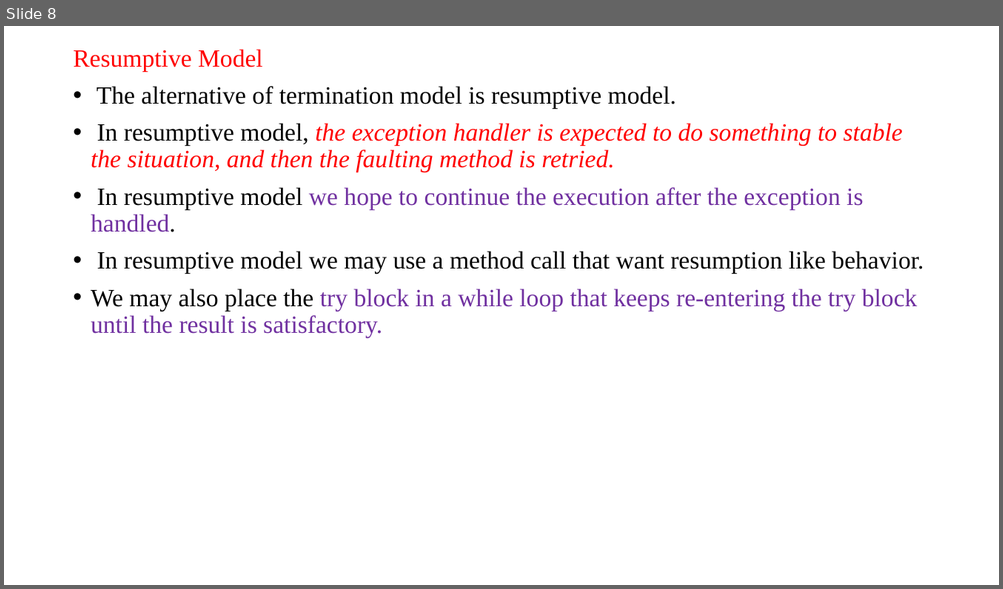
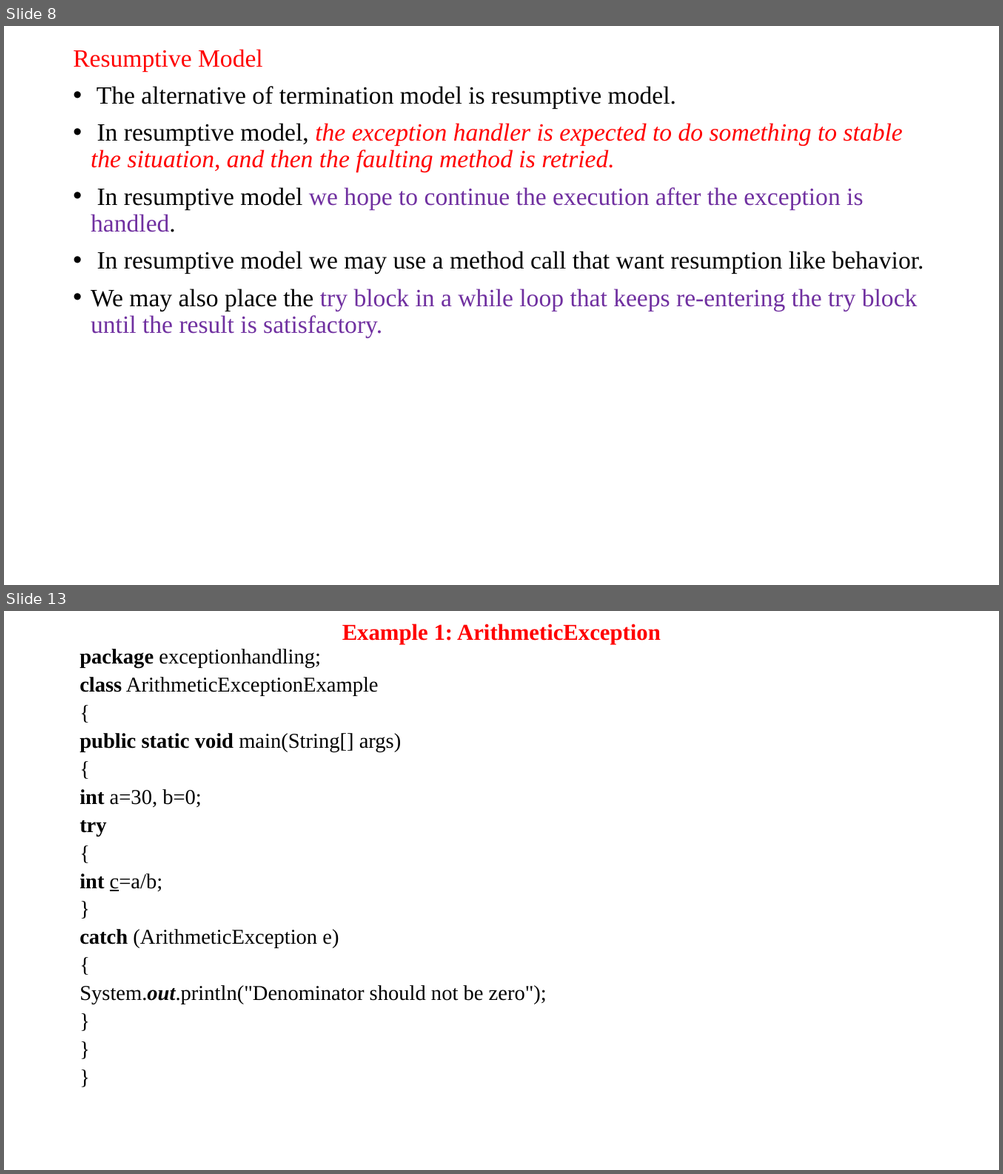
Before and after one commit to anvesh1987/Java-Programs-CSE-G, a slide deck: UNIT–III.ppt. Shown one above the other, each under a label of ours: slide 8 before the commit, slides 8 and 13 after it; the slides between them are not shown. The pictures are 1003x589 and 1003x1174 pixels, drawn with LibreOffice and Linux fonts; fonts in the diff are those of the drawing. Boxes give left, top, right and bottom in pixels: in the first picture for what was removed or moved away, otherwise in the second. Text is boxed around its words. In the diff, an @@ line names an element or a change of style, - is before the commit and + after.

```diff
--- a/UNIT–III.ppt
+++ b/UNIT–III.ppt
@@ slide 13 added at <box>4,611,999,1170</box>, background #FFFFFF @@
@@ title added at <box>342,624,660,644</box>, 22 pt, text #FF0000, bold @@
+Example 1: ArithmeticException
@@ text added at <box>79,649,546,1005</box>, 20.4 pt, text #000000 @@
+package exceptionhandling;
+class ArithmeticExceptionExample
+{
+public static void main(String[] args)
+{
+int a=30, b=0;
+try
+{
+int c=a/b;
+}
+catch (ArithmeticException e)
+{
+System.out.println("Denominator should not be zero");
+}
+}
+}
```
Also in this commit, not shown: 7 other slides added.
